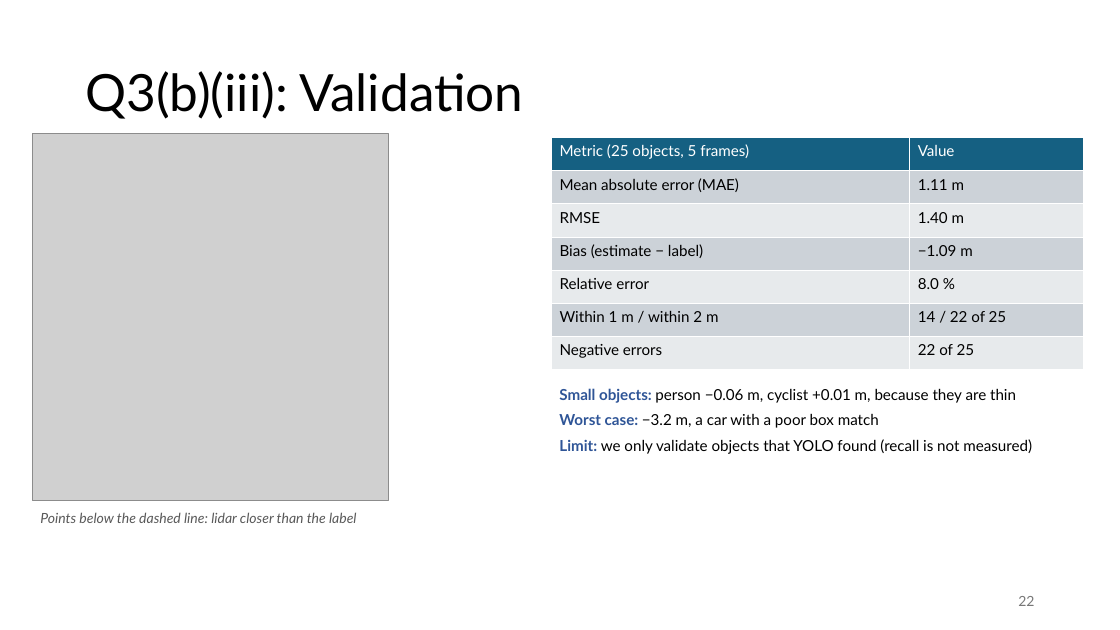
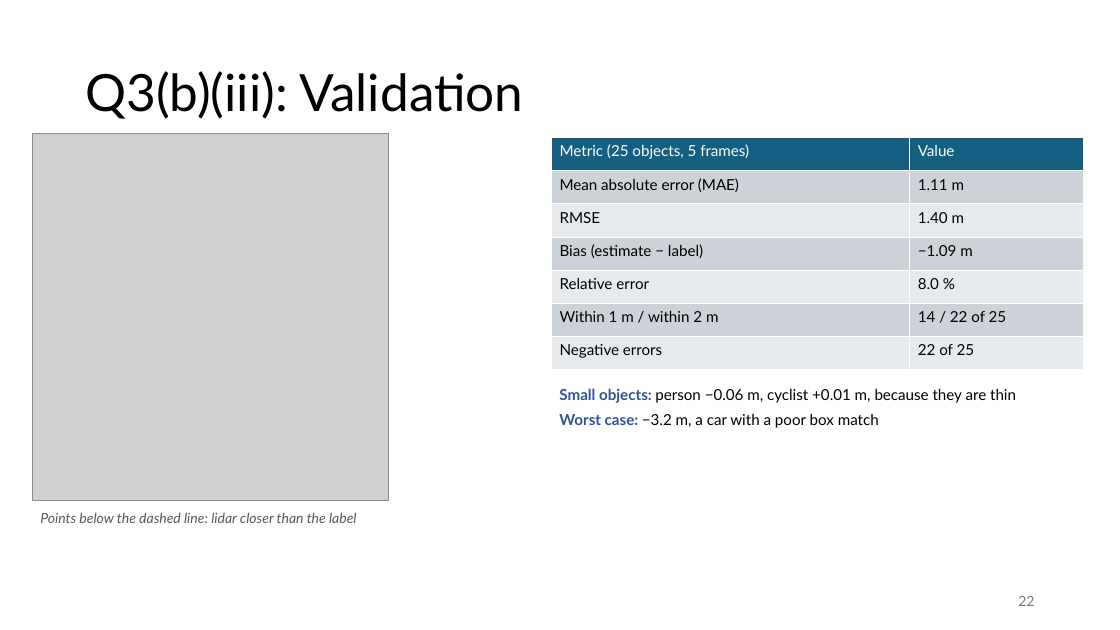
Before and after one commit to AreGundersen/MAS512, a slide deck: slide 22 of Assignment 2/MAS512_assignment2_gr5.pptx. Drawn at 1120x630 pixels with LibreOffice and Linux fonts; fonts in the diff are those of the drawing; grey boxes stand for pictures. Boxes give left, top, right and bottom in pixels: in the first picture for what was removed or moved away, otherwise in the second. Text is boxed around its words. In the diff, an @@ line names an element or a change of style, - is before the commit and + after.

```diff
--- a/Assignment 2/MAS512_assignment2_gr5.pptx
+++ b/Assignment 2/MAS512_assignment2_gr5.pptx
@@ text at (559, 439, 1032, 454): paragraph removed @@
-Limit: we only validate objects that YOLO found (recall is not measured)
```
Also in this commit, not shown: 4 other slides changed.
